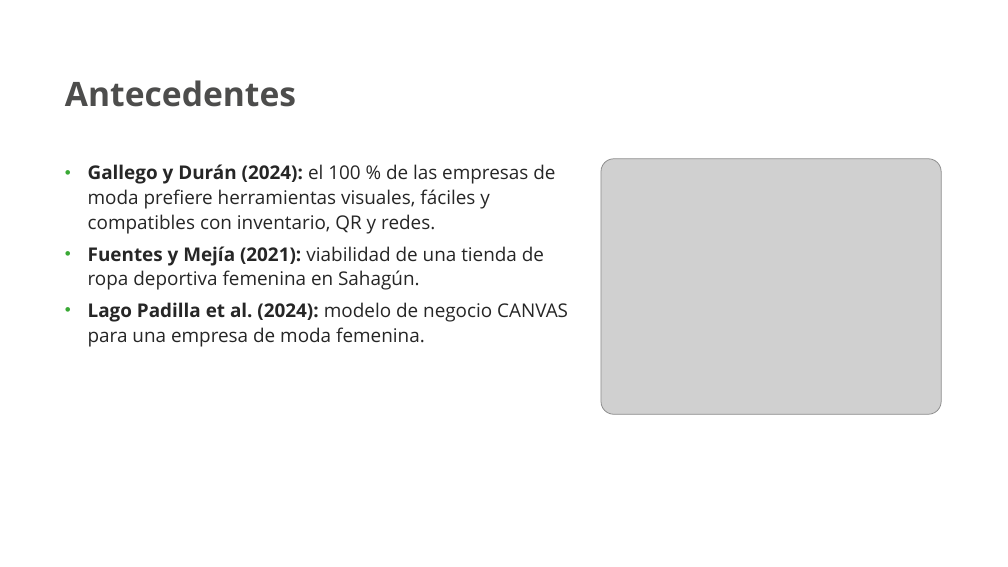
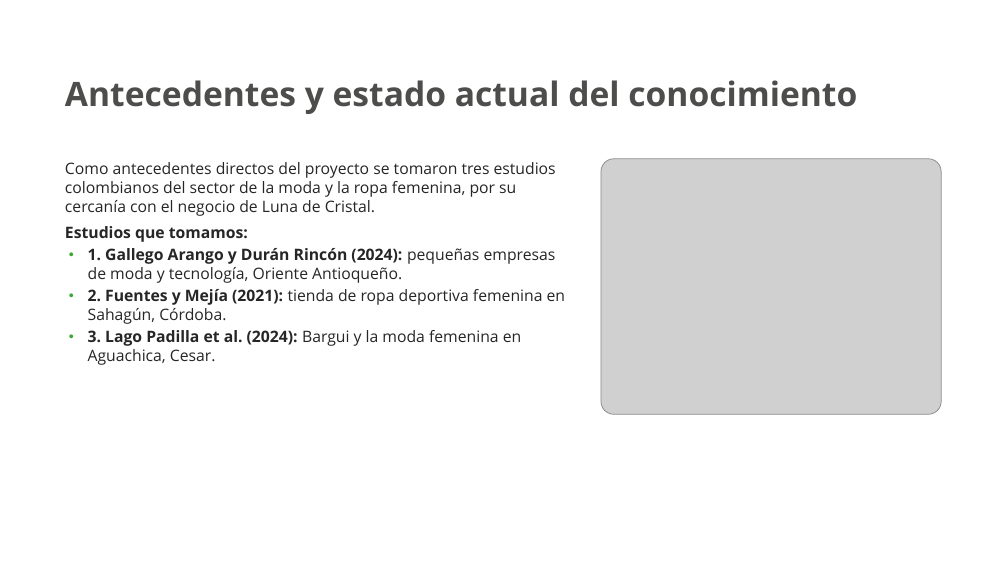
Before and after one commit to nayraclaud-glitch/Trabjo-De-eEstudio, a slide deck: slide 4 of Luna_de_Cristal_Presentacion_SENA.pptx. Drawn at 1008x567 pixels with LibreOffice and Linux fonts; fonts in the diff are those of the drawing; grey boxes stand for pictures; background and template pictures are left out. Boxes give left, top, right and bottom in pixels: in the first picture for what was removed or moved away, otherwise in the second. Text is boxed around its words. In the diff, an @@ line names an element or a change of style, - is before the commit and + after.

```diff
--- a/Luna_de_Cristal_Presentacion_SENA.pptx
+++ b/Luna_de_Cristal_Presentacion_SENA.pptx
@@ text at (65, 80, 857, 114): text changed @@
-Antecedentes
+Antecedentes y estado actual del conocimiento
@@ text at (65, 162, 565, 365): text changed; size 18 to 15 pt @@
-• Gallego y Durán (2024): el 100 % de las empresas de moda prefiere herramientas visuales, fáciles y compatibles con inventario, QR y redes.
-• Fuentes y Mejía (2021): viabilidad de una tienda de ropa deportiva femenina en Sahagún.
-• Lago Padilla et al. (2024): modelo de negocio CANVAS para una empresa de moda femenina.
+Como antecedentes directos del proyecto se tomaron tres estudios colombianos del sector de la moda y la ropa femenina, por su cercanía con el negocio de Luna de Cristal.
+Estudios que tomamos:
+• 1. Gallego Arango y Durán Rincón (2024): pequeñas empresas de moda y tecnología, Oriente Antioqueño.
+• 2. Fuentes y Mejía (2021): tienda de ropa deportiva femenina en Sahagún, Córdoba.
+• 3. Lago Padilla et al. (2024): Bargui y la moda femenina en Aguachica, Cesar.
```
Also in this commit, not shown: 1 other slide changed, 8 slides added.
